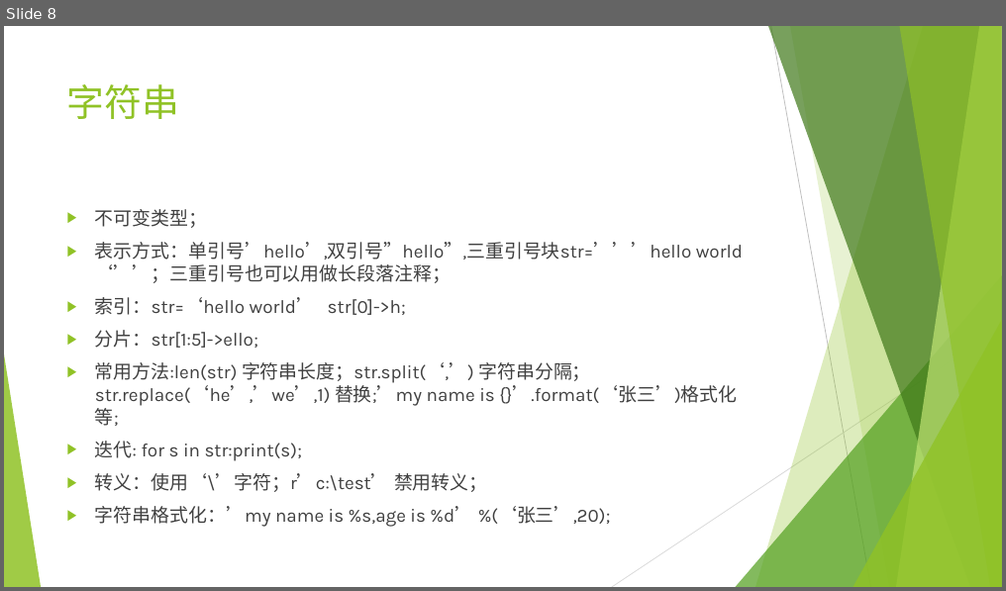
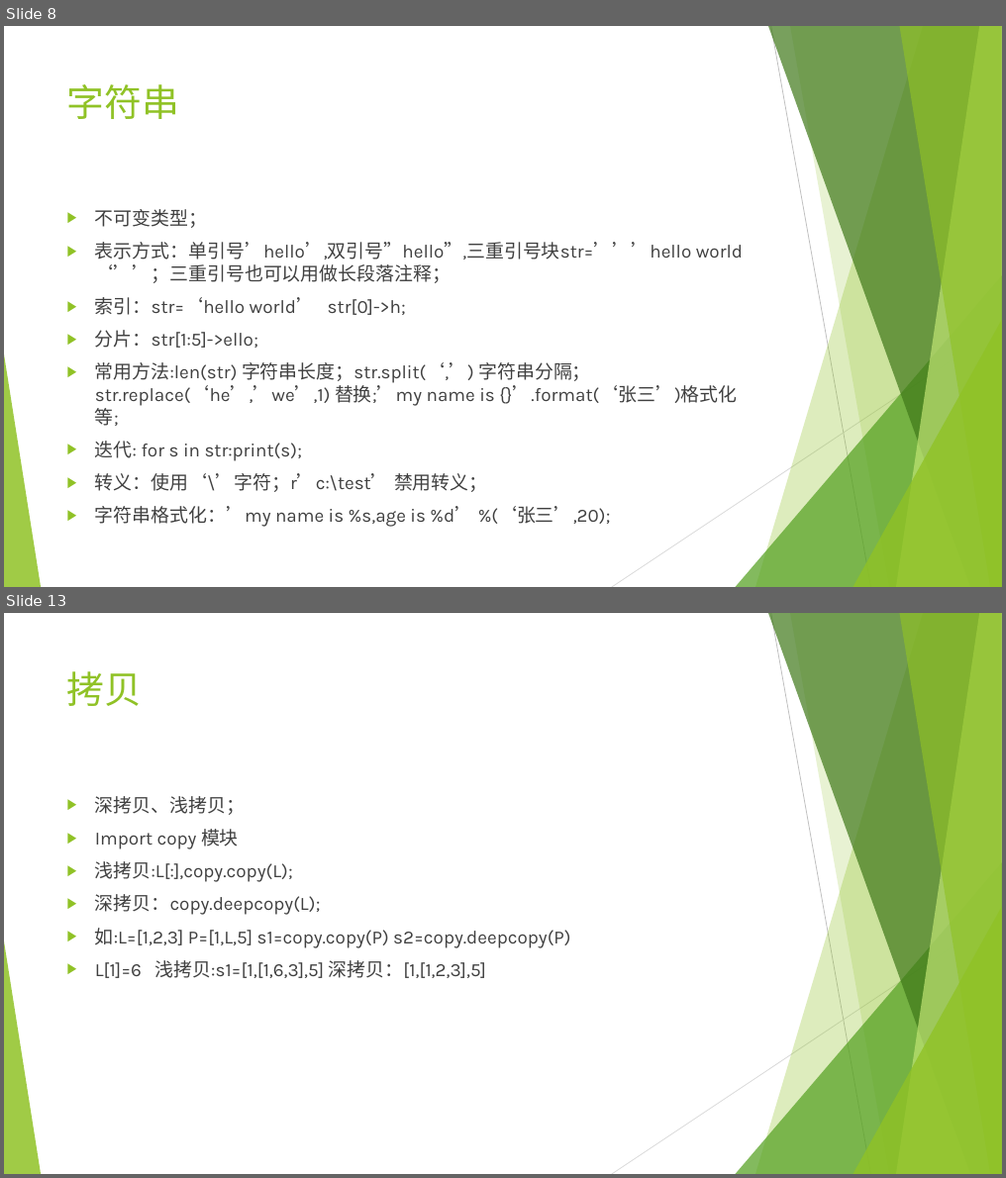
Before and after one commit to mrzhangs1015916/LearnPython, a slide deck: python.pptx. Shown one above the other, each under a label of ours: slide 8 before the commit, slides 8 and 13 after it; the slides between them are not shown. The pictures are 1006x591 and 1006x1178 pixels, drawn with LibreOffice and Linux fonts; fonts in the diff are those of the drawing. Boxes give left, top, right and bottom in pixels: in the first picture for what was removed or moved away, otherwise in the second. Text is boxed around its words. In the diff, an @@ line names an element or a change of style, - is before the commit and + after.

```diff
--- a/python.pptx
+++ b/python.pptx
@@ slide 13 added at <box>4,613,1002,1174</box>, background #FFFFFF; not listed: 10 template elements that a slide beside it also shows @@
@@ title added at <box>67,671,143,706</box>, 36 pt, text #90C226 @@
+拷贝
@@ text added at <box>95,796,570,978</box>, 18 pt, text #404040 @@
+▶ 深拷贝、浅拷贝；
+▶ Import copy 模块
+▶ 浅拷贝:L[:],copy.copy(L);
+▶ 深拷贝：copy.deepcopy(L);
+▶ 如:L=[1,2,3] P=[1,L,5] s1=copy.copy(P) s2=copy.deepcopy(P)
+▶ L[1]=6 浅拷贝:s1=[1,[1,6,3],5] 深拷贝：[1,[1,2,3],5]
```
Also in this commit, not shown: 8 other slides added.
